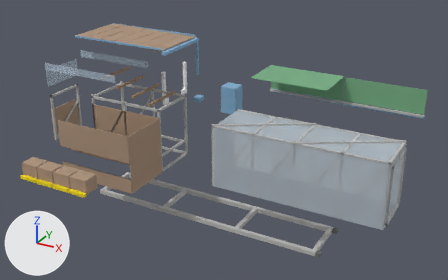
The glTF model gallinero_explosivo.gltf, before and after one commit.
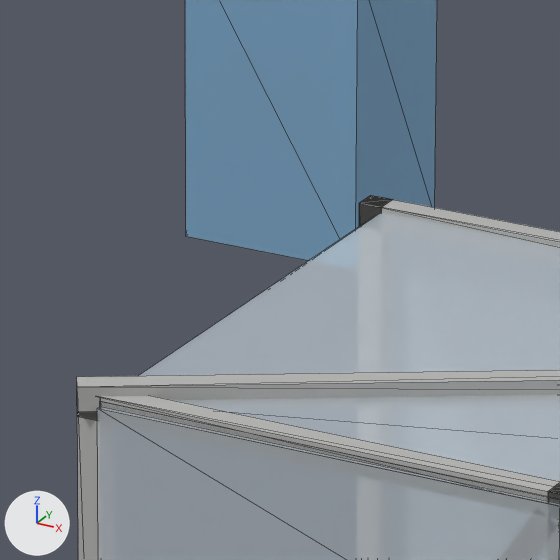
The first picture shows the older version from a camera (50 mm lens) standing at (6.8, -11.66, 6.85) and looking at (0.43, -0.08, 1.06). The close-ups show the older and then the newer version on the part from 46% to 56% of the width and 33% to 50% of the height of that picture. Only the edits that show in the close-ups are written down. Arrows for +X, +Y and +Z are at lower left; the lights stay in place. The close-ups show mesh edges as thin lines. Vertices at exactly the same position are counted once.

The older version as bpy lines, for what is in view:
```python
me_corral__gris_plastimadera = bpy.data.meshes.new('Corral__gris_plastimadera')
me_corral__gris_plastimadera.from_pydata(...)  # 218 vertices, 384 faces; spans x 0.39..4.45, y -0.62..0.62, z 0.09..1.62
me_corral__gris_plastimadera.materials.append(mat_corral__gris_plastimadera)  # grey #b8b8b7
me_corral__malla_gallinero = bpy.data.meshes.new('Corral__malla_gallinero')
me_corral__malla_gallinero.from_pydata(...)  # 24 vertices, 48 faces; spans x 0.45..4.41, y -0.61..0.61, z 0.1..1.59
me_corral__malla_gallinero.materials.append(mat_corral__malla_gallinero)  # pale blue #e0eef7
me_dispositivos__pvc_azul = bpy.data.meshes.new('Dispositivos__pvc_azul')
me_dispositivos__pvc_azul.from_pydata(...)  # a box spanning x -0.95..-0.5, y 2.25..2.65, z 0.702..1.45; a box spanning x -1.5..-1.3, y 1.7..1.95, z 1.1..1.22
me_dispositivos__pvc_azul.materials.append(mat_dispositivos__pvc_azul)  # blue #83afd2
ob_corral__gris_plastimadera = bpy.data.objects.new('Corral__gris_plastimadera', me_corral__gris_plastimadera)
ob_corral__gris_plastimadera.location = (0.0, 0.0, 0.0)
ob_corral__malla_gallinero = bpy.data.objects.new('Corral__malla_gallinero', me_corral__malla_gallinero)
ob_corral__malla_gallinero.location = (0.0, 0.0, 0.0)
ob_dispositivos__pvc_azul = bpy.data.objects.new('Dispositivos__pvc_azul', me_dispositivos__pvc_azul)
ob_dispositivos__pvc_azul.location = (0.0, 0.0, 0.0)
```
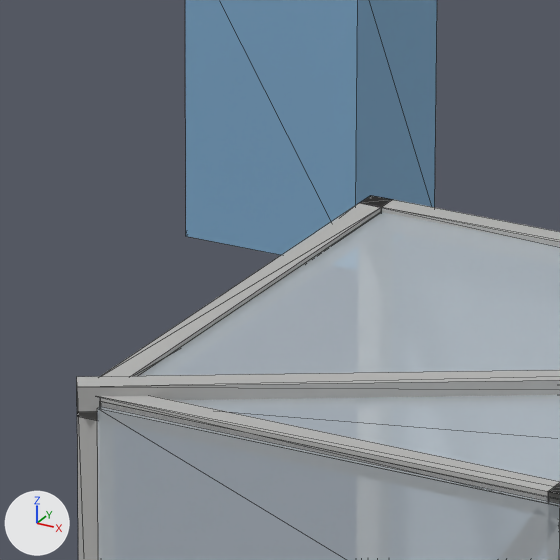
What differs and where, as boxes (x1, y1, x2, y2) in the close-ups (560 x 560 px):
part 1 of me_corral__gris_plastimadera, added
    after: (101, 203, 381, 376)

Patch to the scene script:
```diff
--- a/gallinero_explosivo.gltf.py
+++ b/gallinero_explosivo.gltf.py
@@ me_corral__gris_plastimadera @@
 # used by ob_corral__gris_plastimadera; location = (0.0, 0.0, 0.0)
-me_corral__gris_plastimadera.from_pydata(...)  # 218 vertices, 384 faces; spans x 0.39..4.45, y -0.62..0.62, z 0.09..1.62
+me_corral__gris_plastimadera.from_pydata(...)  # 220 vertices, 396 faces; spans x 0.39..4.45, y -0.62..0.62, z 0.09..1.62
+# me_corral__gris_plastimadera part 1
+# 2 vertices are added at (0.45, -0.55, 1.55), (0.45, 0.55, 1.55)
+# 12 new faces join them
 me_corral__gris_plastimadera.materials.append(mat_corral__gris_plastimadera)
```
